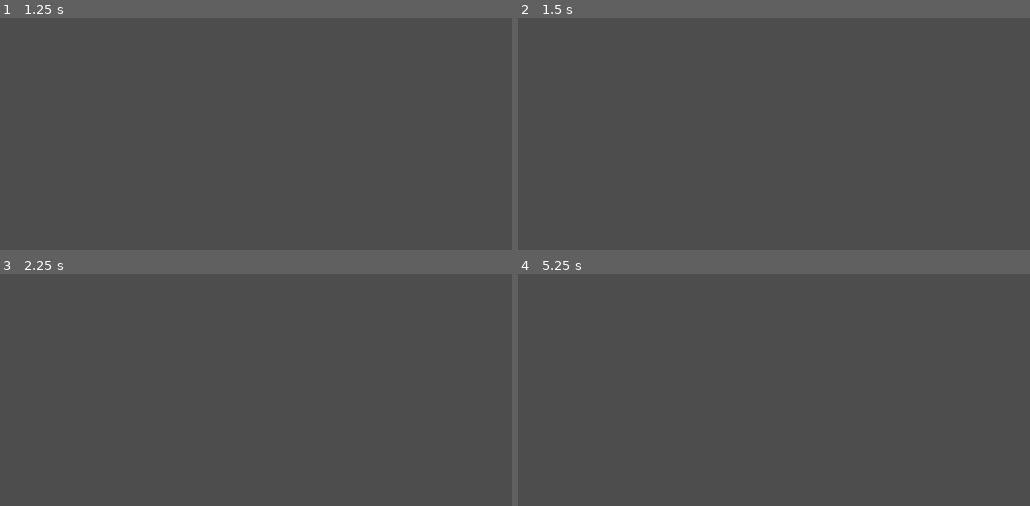
Above: before the commit, frames 1-4 (two rows, left to right).
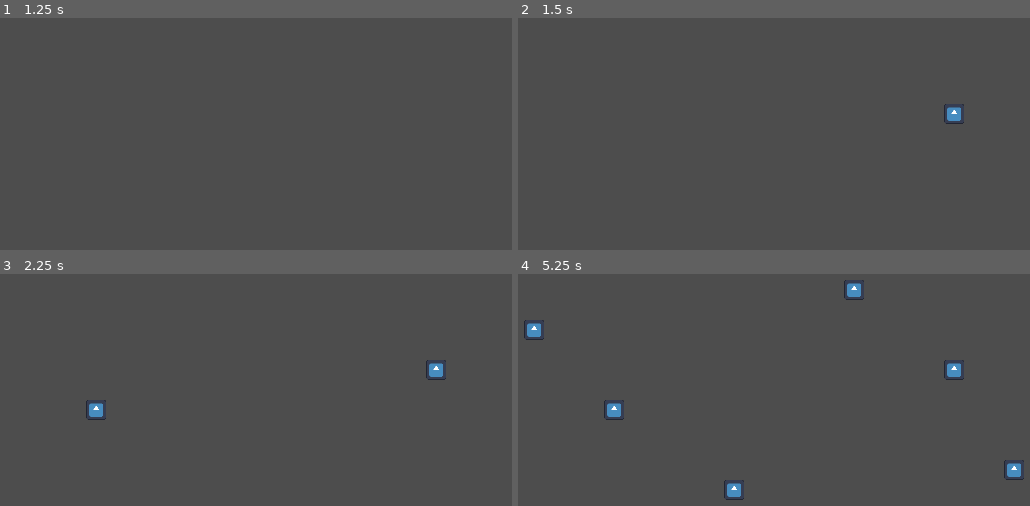
Above: after the commit, the same moments.

Repository: Cax36940/WonderJamDogot
Game: Godot game, scene res://main.tscn
Same seed, same stepped clock (60 frames per second), same inputs: the game is played once before the commit and once after it. The engine's default icon, where the game draws it, is replaced by a stand-in: a white triangle on a blue panel in a dark square.
Inputs (mouse positions are in pixels of both pictures, inside the frame that each line leads up to):
- Up to frame 1 (1.25 s): click "Commencer" at 0.5 s
- Up to frame 2 (1.5 s): tap Enter at 1.25 s; move the mouse to (953, 117) at 1.27 s; click (953, 117) at 1.35 s
- Up to frame 3 (2.25 s): tap Space at 2 s; move the mouse to (102, 417) at 2.02 s; click (102, 417) at 2.1 s
- Up to frame 4 (5.25 s): tap Enter at 2.75, 4.25 s; move the mouse to (855, 297) at 2.77 s; click (855, 297) at 2.85 s; tap Space at 3.5, 5 s; move the mouse to (738, 485) at 3.52 s; click (738, 485) at 3.6 s; move the mouse to (1019, 464) at 4.27 s; click (1019, 464) at 4.35 s; move the mouse to (538, 327) at 5.02 s; click (538, 327) at 5.1 s

Frame 1 is identical in both runs. In frame 2, 0.2% of the frame differs, in the area x 83-88%, y 37-46%; in frame 3, 0.4%; in frame 4, 1.2%, in the area x 1-99%, y 2-98%.

Commit message:
Fix world not being visible on start

Diff:
--- a/main.tscn
+++ b/main.tscn
@@ -10,3 +10,5 @@
 [node name="World" parent="." instance=ExtResource("2_xjjyy")]
 
 [node name="StartMenu" parent="." instance=ExtResource("2_ffsj1")]
+
+[connection signal="tree_exited" from="StartMenu" to="." method="_on_start_menu_tree_exited"]
Not shown: 1 places in main.tscn that only renumber resources
